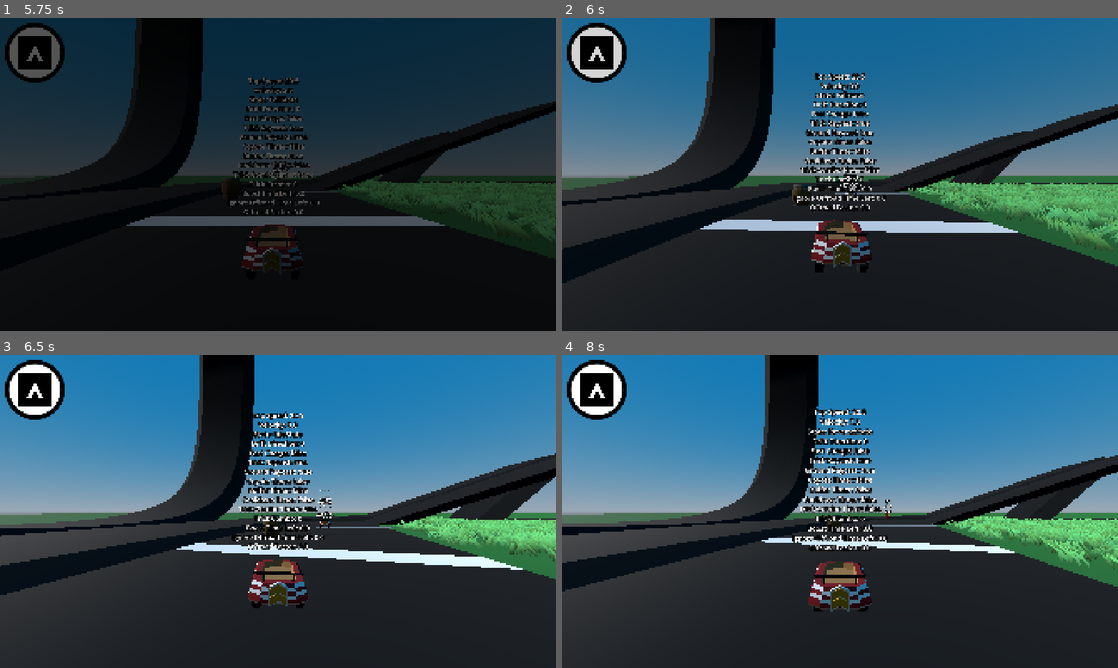
Above: before the commit, frames 1-4 (two rows, left to right).
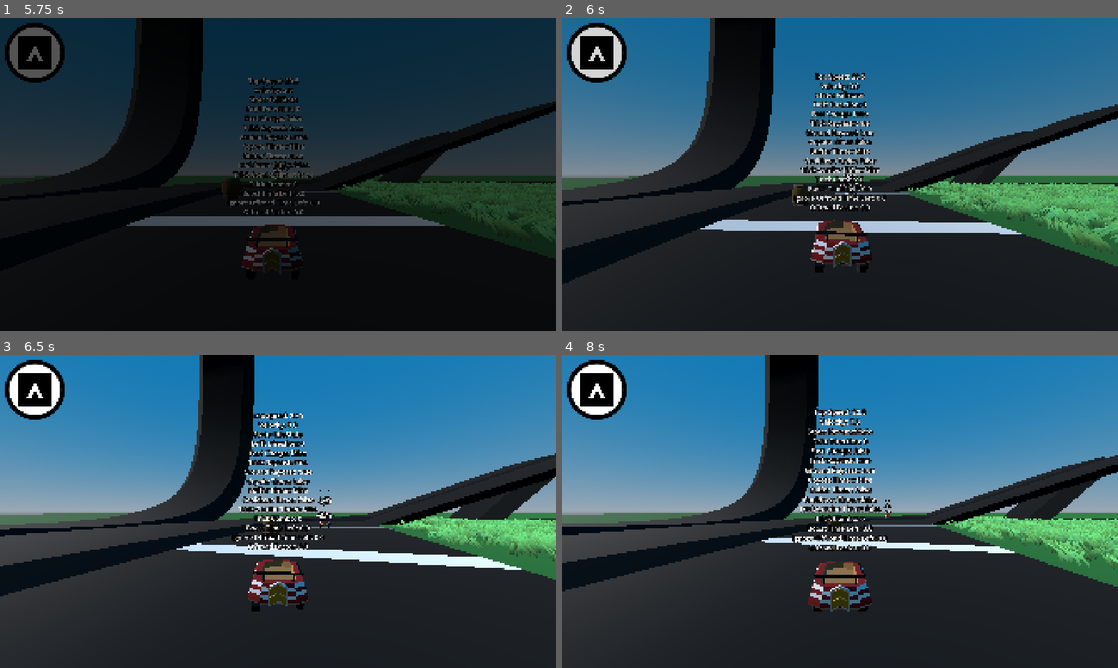
Above: after the commit, the same moments.

Repository: CISC-486-Game-Development-Project/cisc-486-game-development-project
Game: Godot game, scene res://Scenes/Menus/TitleScreen/title_screen.tscn
Two runs of this game, one before a commit and one after it. Both use one fixed random seed, a clock stepped at 60 frames per second and the inputs below. The engine's default icon, where the game draws it, is replaced by a stand-in: a white triangle on a blue panel in a dark square. Sound files missing from this copy of the repository are replaced by a short silence.
Inputs (mouse positions are in pixels of both pictures, inside the frame that each line leads up to):
- Up to frame 1 (5.75 s): tap Enter (ui_accept) at 0.5, 0.77 s; move the mouse to (400, 158) at 0.52 s; hold D (Right) 0.53-1.25 s; tap Down (CameraDown) at 0.6 s; click (400, 158) at 0.67 s; drag from (166, 190) to (250, 237) at 1.27 s; click "Singleplayer" at 2 s; move the mouse to (333, 105) at 2.77 s; hold D (Right) 2.78-3.5 s; tap Right (CameraRight) at 2.85 s; click (344, 118) at 3.5 s; drag from (250, 237) to (111, 127) at 4.27 s; click (105, 199) at 5 s
- Up to frame 2 (6 s): move the mouse to (1006, 221) at 5.77 s; hold A (Left) from 5.78 s (still down); tap P (Drift) at 5.85 s
- Up to frame 3 (6.5 s): keep holding A (Left); tap Enter (ui_accept) at 6.02 s
- Up to frame 4 (8 s): release A (Left) at 6.5 s; drag from (673, 464) to (756, 433) at 6.52 s; move the mouse to (867, 511) at 7.27 s; hold S (Backward) from 7.28 s (still down); tap R (ReverseCamera) at 7.35 s; click (867, 511) at 7.42 s

Frame 1 is identical in both runs. In frame 2, 0.8% of the frame differs, in the area x 0-100%, y 29-86%; in frame 3, 0.7%; in frame 4, less than 0.1%.

Commit message:
Fixed Alignment Handling
CollisionShape3D and Hitbox now align with the kart model, also fixed a bug with the ground ray cast pointing to the wrong direction due to lack of global space to local space conversion.

TODO: Fix launchable code since keeping the kart hitbox in kart model breaks how it finds the character body.

Diff:
--- a/Components/AlignmentHandler/alignment_handler.gd
+++ b/Components/AlignmentHandler/alignment_handler.gd
@@ -1,22 +1,26 @@
 class_name AlignmentHandler
 extends Node
 
+@export var align_model: bool
+@export var align_collision: bool
+
 @export var body: Node3D
 @export var model: Node3D
+@export var collision_shape_3d: CollisionShape3D
 @export var ground_ray_cast_3d: RayCast3D
+@export var ray_length: float = 1.0
 
 func _physics_process(delta: float) -> void:
 	_align_to_ground(delta)
 
 ## Called every physics frame to align the model with the angle of the ground.
 func _align_to_ground(delta: float) -> void:
-	if body.is_on_floor():
-		var n = ground_ray_cast_3d.get_collision_normal()
-		var xform = _align_with_y(model.global_transform, n)
-		model.global_transform = model.global_transform.interpolate_with(xform, 12 * delta)
-		ground_ray_cast_3d.target_position = -n
+	if body.is_on_floor() and ground_ray_cast_3d.is_colliding():
+		_align_to_normal(ground_ray_cast_3d.get_collision_normal(), delta)
+	elif body.is_on_floor():
+		_align_to_normal(Vector3.UP, delta)
 	else:
-		ground_ray_cast_3d.target_position = Vector3.DOWN
+		_set_ray_direction(Vector3.DOWN)
 
 ## Helper function for aligning a transform with the y of a normal vector.
 func _align_with_y(xform: Transform3D, new_y: Vector3) -> Transform3D:
@@ -24,3 +28,17 @@
 	xform.basis.x = -xform.basis.z.cross(new_y)
 	xform.basis = xform.basis.orthonormalized()
 	return xform
+
+## Sets the ground ray cast to point in a specific direction.
+func _set_ray_direction(global_dir: Vector3) -> void:
+	var local_dir := ground_ray_cast_3d.global_transform.basis.inverse() * global_dir.normalized()
+	ground_ray_cast_3d.target_position = local_dir * ray_length
+
+## Aligns the model and/or collision to the given normal over time. Should be called every physics frame.
+func _align_to_normal(n: Vector3, delta: float) -> void:
+	if align_model:
+			var xform = _align_with_y(model.global_transform, n)
+			model.global_transform = model.global_transform.interpolate_with(xform, 12 * delta)
+	if align_collision:
+		collision_shape_3d.global_transform = model.global_transform
+	_set_ray_direction(-n)
--- a/Components/ObjectProperties/launchable.gd
+++ b/Components/ObjectProperties/launchable.gd
@@ -14,6 +14,7 @@
 func _on_hit(area: Area3D) -> void:
 	var hitter = area.get_parent()
 
+	#TODO: FIX THIS NOW THAT HITBOX IS INSIDE KARTMODEL
 	# Launch object (hitter.global_position is close enough to work, switch to an integrate_forces() implementation for more accurate collision point detection)
 	if hitter is CharacterBody3D or hitter is RigidBody3D:
 		rigid_body_3d.apply_impulse(hitter.velocity + Vector3(0, hitter.velocity.length() / 2, 0), hitter.global_position - rigid_body_3d.global_position)
--- a/Entities/Items/Shell/shell_entity.tscn
+++ b/Entities/Items/Shell/shell_entity.tscn
@@ -160,6 +160,8 @@
 
 [node name="AlignmentHandler" type="Node" parent="." unique_id=670871965 node_paths=PackedStringArray("body", "model", "ground_ray_cast_3d")]
 script = ExtResource("4_bhfok")
+align_model = true
+align_collision = true
 body = NodePath("..")
 model = NodePath("../BoostModel")
 ground_ray_cast_3d = NodePath("../GroundRayCast3D")
--- a/Entities/Kart3D/kart_3d.gd
+++ b/Entities/Kart3D/kart_3d.gd
@@ -110,7 +110,7 @@
 		collision_shape_3d.position.y = kart.model_height / 2
 		wheels = kart.wheels
 		hitbox = kart.hitbox
-		hitbox.reparent(self)
+		#hitbox.reparent(self)
 		hitbox.on_hit.connect(hit)
 		collision_shape_3d.shape = kart.collision_shape_3d.shape
 
@@ -298,7 +298,7 @@
 		return
 
 	# Do nothing for other karts
-	elif hitter is Kart3D:
+	elif hitter is KartModel:
 		return
 
 	# Do nothing for trailed items
--- a/Entities/Kart3D/kart_3d.tscn
+++ b/Entities/Kart3D/kart_3d.tscn
@@ -257,7 +257,7 @@
 
 [node name="Kart3D" type="CharacterBody3D" unique_id=32768770]
 transform = Transform3D(-4.371139e-08, 0, 1, 0, 1, 0, -1, 0, -4.371139e-08, 0, 0, 0)
-floor_max_angle = 1.2217305
+floor_max_angle = 1.5707964
 script = ExtResource("1_q7q2k")
 kart_stats = ExtResource("2_q7q2k")
 base_top_speed = 20.0
@@ -345,10 +345,13 @@
 script = ExtResource("21_q7q2k")
 metadata/_custom_type_script = "uid://dlqoia1hk0gw8"
 
-[node name="AlignmentHandler" type="Node" parent="." unique_id=1629223168 node_paths=PackedStringArray("body", "model", "ground_ray_cast_3d")]
+[node name="AlignmentHandler" type="Node" parent="." unique_id=1629223168 node_paths=PackedStringArray("body", "model", "collision_shape_3d", "ground_ray_cast_3d")]
 script = ExtResource("13_mehc1")
+align_model = true
+align_collision = true
 body = NodePath("..")
 model = NodePath("../KartModel")
+collision_shape_3d = NodePath("../CollisionShape3D")
 ground_ray_cast_3d = NodePath("../GroundRayCast3D")
 metadata/_custom_type_script = "uid://daex734a4hoq0"
 
